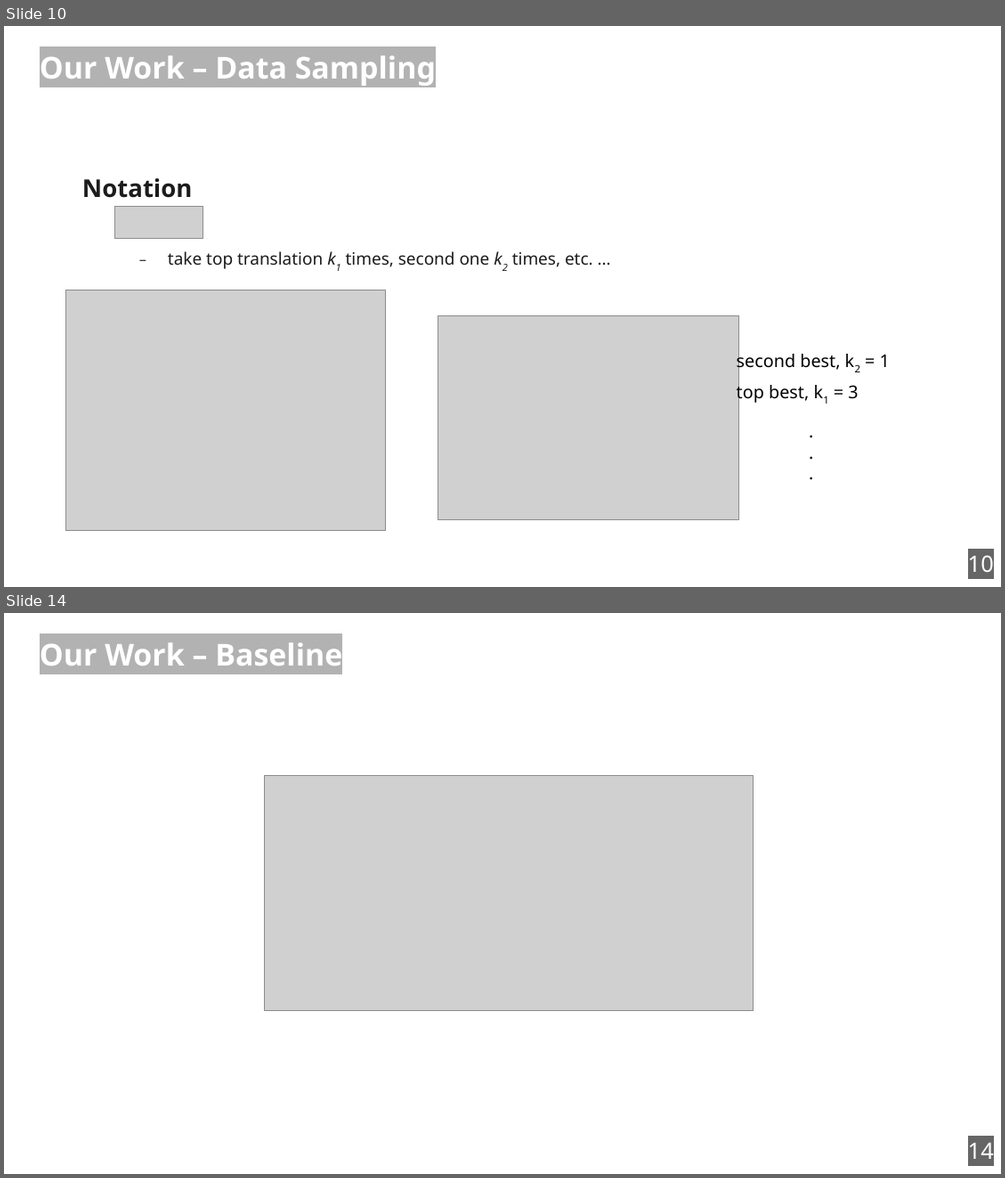
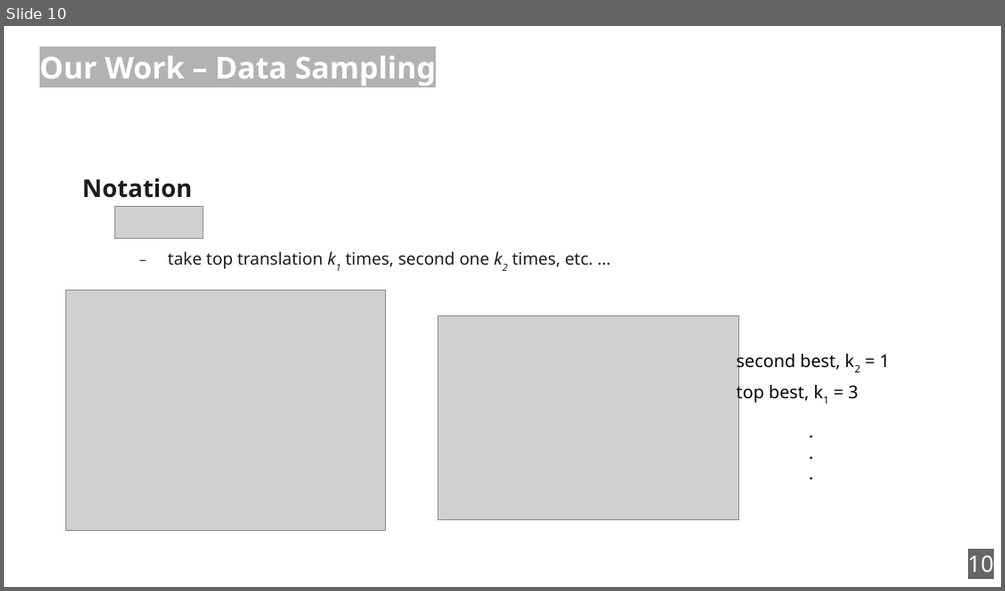
Before and after one commit to zouharvi/reference-mt-distill, a slide deck: meta/naacl_presentation.odp. Shown one above the other, each under a label of ours: slides 10 and 14 before the commit, slide 10 after it; the slides between them are not shown. The pictures are 1005x1178 and 1005x591 pixels, drawn with LibreOffice and Linux fonts; fonts in the diff are those of the drawing; grey boxes stand for pictures. Boxes give left, top, right and bottom in pixels: in the first picture for what was removed or moved away, otherwise in the second. Text is boxed around its words. In the diff, an @@ line names an element or a change of style, - is before the commit and + after.

```diff
--- a/meta/naacl_presentation.odp
+++ b/meta/naacl_presentation.odp
@@ slide 14 removed at bbox=[4, 613, 1001, 1174], background #FFFFFF; not listed: 1 template element that a slide beside it also shows @@
@@ title removed at bbox=[40, 642, 342, 666] @@
-Our Work – Baseline
@@ picture removed at bbox=[265, 776, 753, 1011] @@
```
Also in this commit, not shown: 11 slides changed, 1 slide added.
